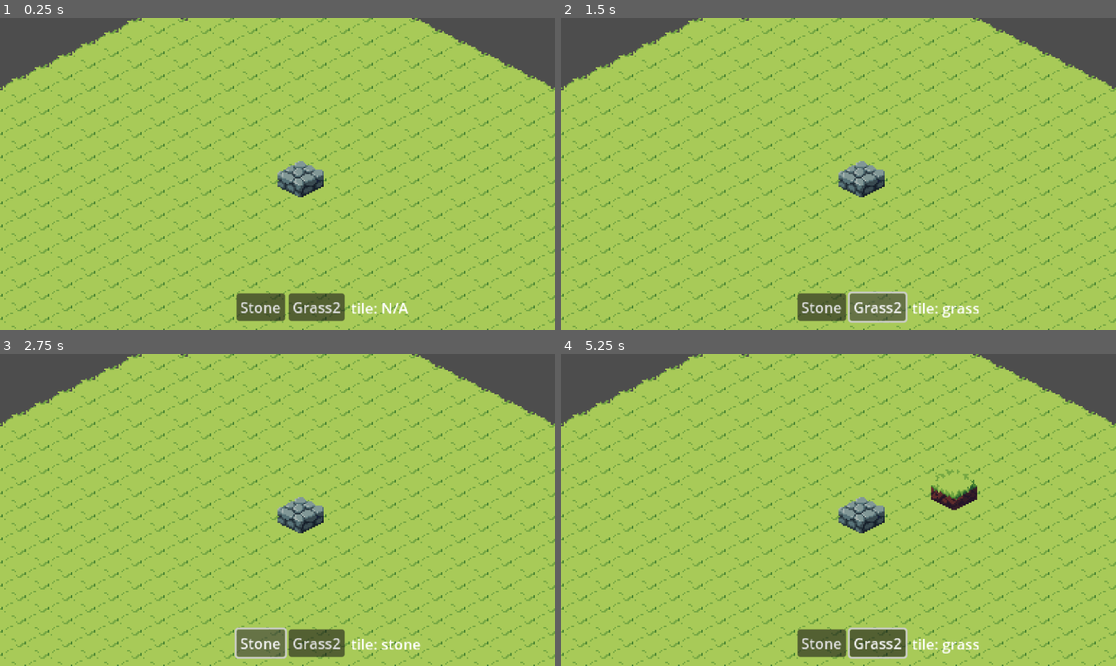
Above: before the commit, frames 1-4 (two rows, left to right).
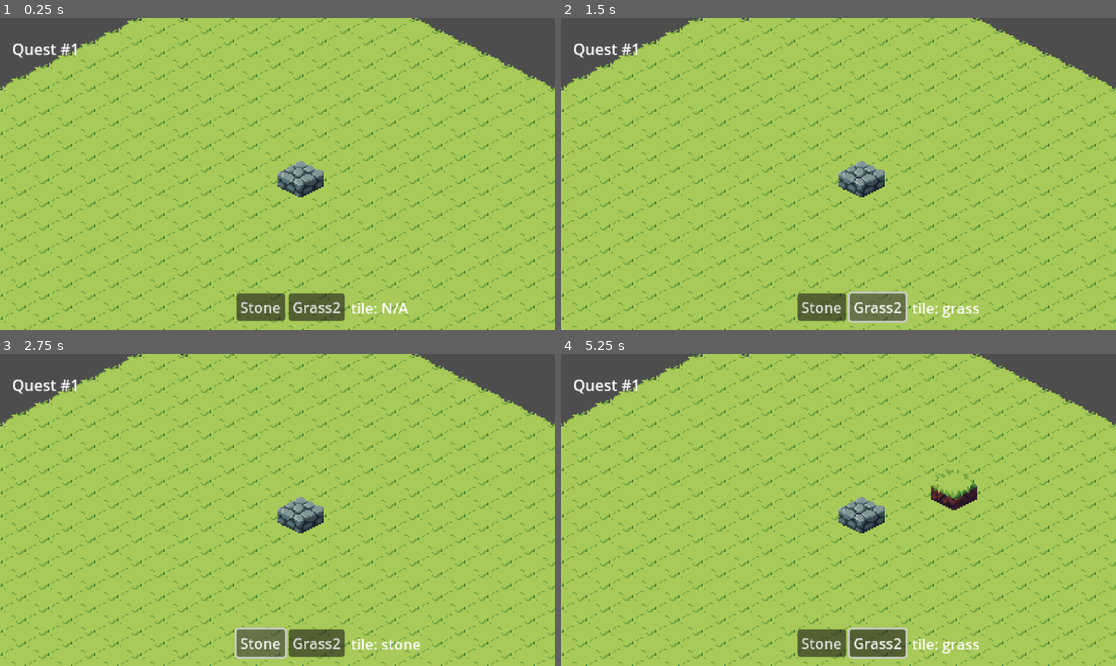
Above: after the commit, the same moments.

Repository: RaymoZou/gmtk-2024
Game: Godot game, scene res://main.tscn
The game is run twice, just before and just after one commit, with the same random seed, the same clock (stepped at 60 frames per second) and the same inputs.
Inputs (mouse positions are in pixels of both pictures, inside the frame that each line leads up to):
- Up to frame 1 (0.25 s): no input
- Up to frame 2 (1.5 s): click "Stone" at 0.5 s; click "Grass2" at 1.25 s
- Up to frame 3 (2.75 s): click "Stone" at 2 s
- Up to frame 4 (5.25 s): click "Grass2" at 2.75 s; click "Stone" at 3.5 s; click "Grass2" at 4.25 s; tap Enter at 5 s; move the mouse to (960, 494) at 5.02 s; press the mouse at (960, 494) at 5.03 s

The runs differ from the first frame. In frame 1, 0.2% of the frame differs, in the area x 2-14%, y 8-13%; in frame 2, 0.2%; in frame 3, 0.2%; in frame 4, 0.2%.

Commit message:
add placeholder quest ui text

Diff:
--- a/ui.tscn
+++ b/ui.tscn
@@ -1,6 +1,7 @@
-[gd_scene load_steps=2 format=3 uid="uid://cxgrddf7oqmy6"]
+[gd_scene load_steps=3 format=3 uid="uid://cxgrddf7oqmy6"]
 
 [ext_resource type="Script" path="res://ui.gd" id="1_o4qom"]
+[ext_resource type="Script" path="res://quest_ui.gd" id="2_ssj7f"]
 
 [node name="UI" type="CanvasLayer"]
 
@@ -42,5 +43,39 @@
 text = "tile: N/A"
 fit_content = true
 
+[node name="QuestUI" type="VBoxContainer" parent="."]
+offset_right = 294.0
+offset_bottom = 40.0
+scale = Vector2(2, 2)
+pivot_offset = Vector2(-25, -25)
+alignment = 1
+script = ExtResource("2_ssj7f")
+
+[node name="RichTextLabel" type="RichTextLabel" parent="QuestUI"]
+layout_mode = 2
+bbcode_enabled = true
+text = "Quest #1"
+fit_content = true
+scroll_active = false
+text_direction = 1
+
+[node name="RichTextLabel2" type="RichTextLabel" parent="QuestUI"]
+visible = false
+layout_mode = 2
+bbcode_enabled = true
+text = "Quest #2"
+fit_content = true
+scroll_active = false
+text_direction = 1
+
+[node name="RichTextLabel3" type="RichTextLabel" parent="QuestUI"]
+visible = false
+layout_mode = 2
+bbcode_enabled = true
+text = "Quest #3"
+fit_content = true
+scroll_active = false
+text_direction = 1
+
 [connection signal="pressed" from="ButtonContainerUI/Stone" to="ButtonContainerUI" method="handle_stone"]
 [connection signal="pressed" from="ButtonContainerUI/Grass2" to="ButtonContainerUI" method="handle_grass"]
Not shown, added: mai5737.tmp
